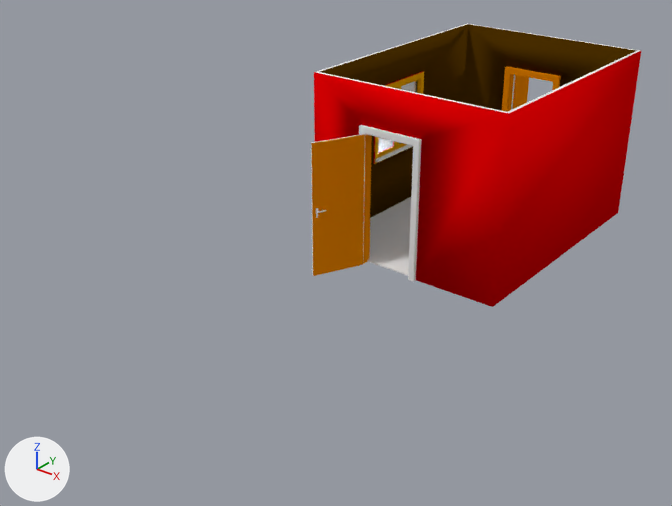
The Blender file Assets/Models/Blender/PlayerRoom.blend as it was, and as the next commit left it.
The view is the same before and after, from a 50 mm camera at (5.27, -9.95, 6.13) aimed at (-1.84, -1.07, 0.62). Every picture has the same lights, and +X, +Y and +Z are marked at lower left.

Names of what the first picture shows: 'Door', 'Door.001', 'Floor', 'Panel.002', 'Wall', 'Window'.
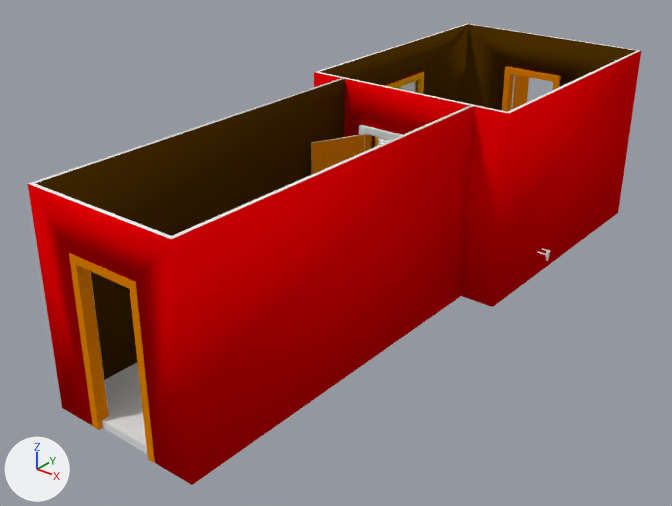
ob_hole_003 is not drawn itself; it is used by a modifier of ob_autoboolean_001.
ob_autoboolean_001 is not drawn itself; it is used by a modifier of ob_wall_001.

Edits to the bpy script that builds the scene:
```text
Add me_wall_001:
    me_wall_001.from_pydata([(0.0, 0.0, 0.0), (0.0, 0.0, 2.7), (0.0, 5.0, 0.0), (0.0, 5.0, 2.7), (2.0, 5.0, 0.0), (2.0, 5.0, 2.7), (2.0, 0.0, 0.0), (2.0, 0.0, 2.7)], [], [(0, 2, 3, 1), (2, 4, 5, 3), (4, 6, 7, 5)])
    me_wall_001.polygons.foreach_set('use_smooth', [True] * 3)
    me_wall_001.materials.append(mat_wall2_inside)  # brown #4c3000
    me_wall_001.materials.append(mat_wall2_outside)  # red #e70003
    me_wall_001.materials.append(mat_wall2_cuts)  # white #e7e7e7
    me_wall_001.materials.append(mat_wall2_alt1)  # white #e7e7e7
    me_wall_001.materials.append(mat_wall2_alt2)  # white #e7e7e7
    me_wall_001.materials.append(mat_wall2_alt3)  # white #e7e7e7
    me_wall_001.materials.append(mat_wall2_alt4)  # white #e7e7e7
    me_wall_001.materials.append(mat_wall2_alt5)  # white #e7e7e7
Add ob_floor_001:
    ob_floor_001 = bpy.data.objects.new('Floor.001', me_floor_001)  # 1832 vertices, 1070 faces; spans x 0.0..2.0, y -5.0..0.0, z 0.0..0.1; in mat_floor_grout (white #e7e7e7), mat_floor_tiles_alt1 (white #e7e7e7), mat_floor_tiles_alt2 (white #e7e7e7), mat_floor_tiles_alt3 (white #e7e7e7), mat_floor_tiles_alt4 (white #e7e7e7), mat_floor_tiles_alt5 (white #e7e7e7), mat_floor_tiles_alt6 (white #e7e7e7)
    ob_floor_001.location = (-2.5, -0.05, 0.0)
Add ob_autoboolean_001:
    ob_autoboolean_001 = bpy.data.objects.new('AutoBoolean.001', me_autoboolean.copy())  # the mesh of ob_autoboolean; modifiers BOOLEAN, BOOLEAN, BOOLEAN, BOOLEAN
    ob_autoboolean_001.location = (-0.498, 0.0, 0.0)
    ob_autoboolean_001.rotation_euler = (0.0, 0.0, -3.142)  # degrees (0, 0, -180)
Add ob_hole_003:
    ob_hole_003 = bpy.data.objects.new('hole.003', me_hole_001.copy())  # the mesh of ob_hole_001
    ob_hole_003.parent = ob_door_002
    ob_hole_003.location = (0.0, 0.0, 0.0)
Add ob_door_002:
    ob_door_002 = bpy.data.objects.new('Door.002', me_door_001.copy())  # the mesh of ob_door_001
    ob_door_002.parent = ob_reference_001
    ob_door_002.location = (-1.05, -5.025, 0.0)
Add ob_reference_001:
    ob_reference_001 = bpy.data.objects.new('Reference.001', me_reference.copy())  # the mesh of ob_reference
    ob_reference_001.location = (-0.448, 0.0, 0.0)
Add ob_handle_003:
    ob_handle_003 = bpy.data.objects.new('Handle.003', me_handle_001.copy())  # the mesh of ob_handle_001; modifiers SUBSURF
    ob_handle_003.location = (0.74, 0.0, 1.0)
Add ob_wall_001:
    ob_wall_001 = bpy.data.objects.new('Wall.001', me_wall_001)  # modifiers SOLIDIFY, BOOLEAN
    ob_wall_001.parent = ob_reference_001
    ob_wall_001.location = (-0.05, -0.05, 0.0)
    ob_wall_001.rotation_euler = (0.0, 0.0, -3.142)  # degrees (0, 0, -180)
```

Changed parts and their boxes [x1, y1, x2, y2] in the pictures (672 x 506 px):
'Wall.001', added: after [28, 78, 474, 485]
'Door.002', added: after [69, 253, 155, 463]
    faces in mat_door_inside (orange #e78500): [69, 253, 155, 463]
'Floor.001', added: after [102, 363, 147, 453]
    faces in mat_floor_tiles_alt2 (white #e7e7e7): [102, 398, 146, 442]
    faces in mat_floor_tiles_alt4 (white #e7e7e7): [104, 363, 141, 407]
    faces in mat_floor_tiles_alt6 (white #e7e7e7): [111, 366, 141, 393]
    faces in mat_floor_grout (white #e7e7e7): [102, 365, 147, 453]
    faces in mat_floor_tiles_alt3 (white #e7e7e7): [106, 399, 147, 446]
'Handle.003', added: after [537, 248, 551, 261]
'Panel.002', unchanged, covered by the edit: before [311, 134, 365, 276]; after [311, 134, 365, 175]
'Floor', unchanged, covered by the edit: before [367, 197, 411, 276]
'Door', unchanged, covered by the edit: before [359, 125, 422, 282]; after [359, 125, 401, 152]
